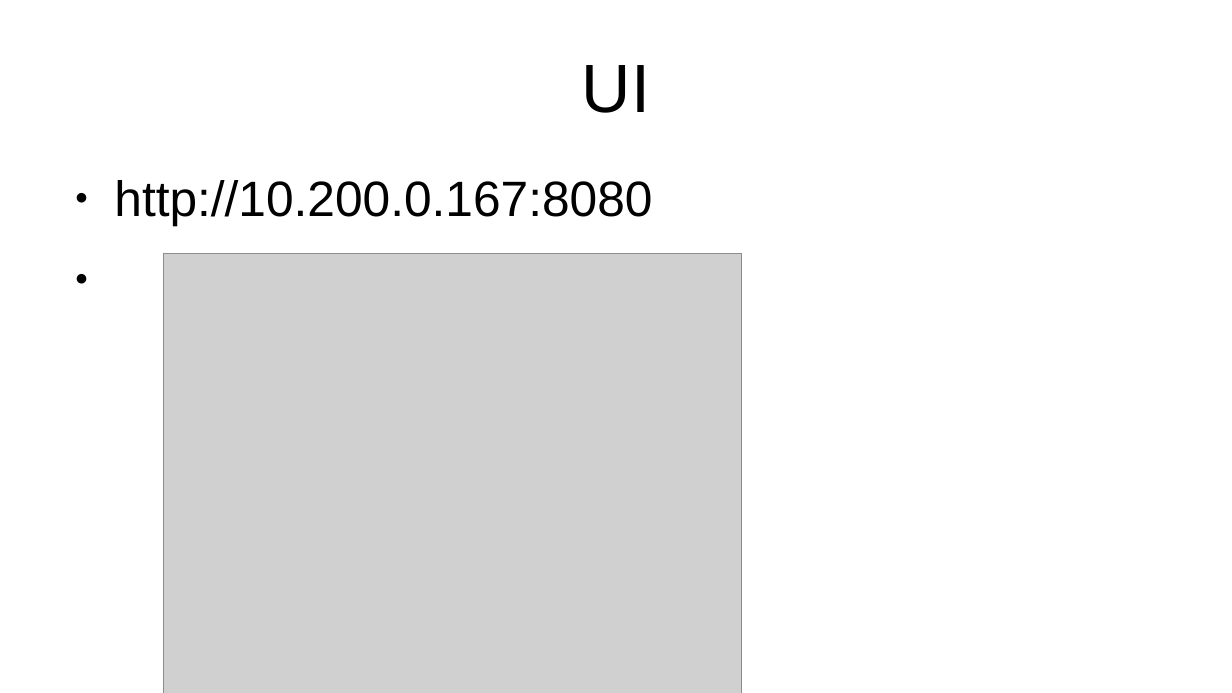
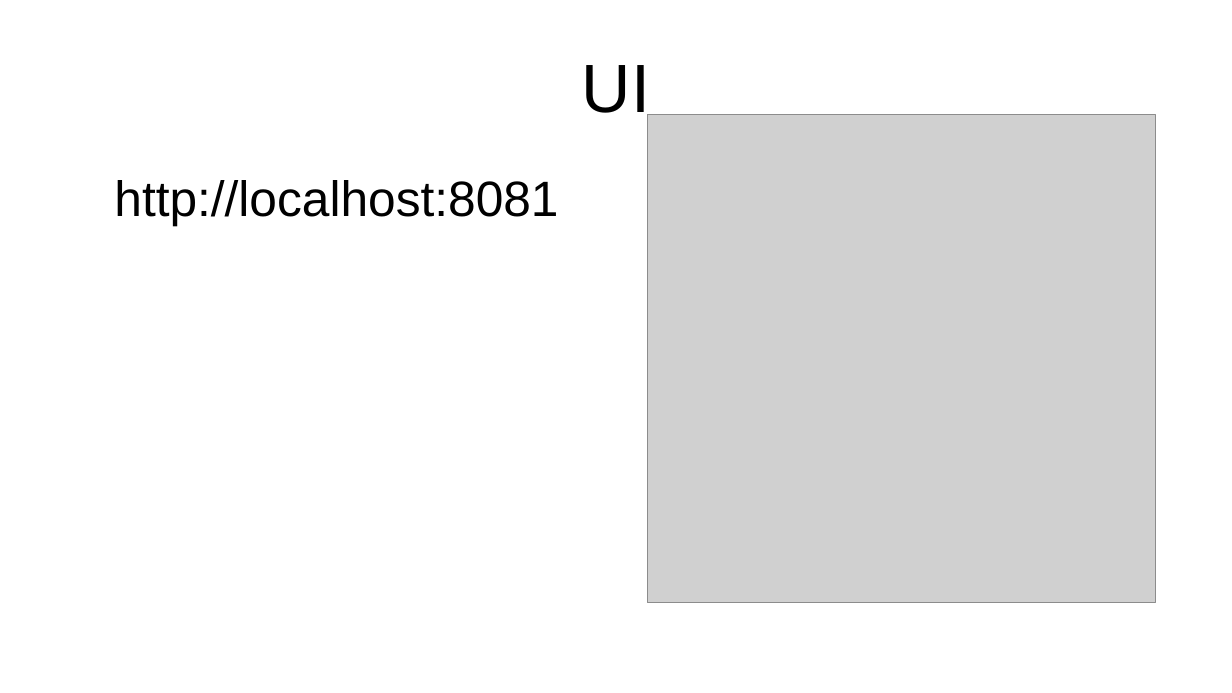
Before and after one commit to tonyctp/ai-learning, a slide deck: slide 5 of docs/Summary.odp. Drawn at 1232x693 pixels with LibreOffice and Linux fonts; fonts in the diff are those of the drawing; grey boxes stand for pictures. Boxes give left, top, right and bottom in pixels: in the first picture for what was removed or moved away, otherwise in the second. Text is boxed around its words. In the diff, an @@ line names an element or a change of style, - is before the commit and + after.

```diff
--- a/docs/Summary.odp
+++ b/docs/Summary.odp
@@ picture: place and size @@
-picture at (163,254,741,693)
+picture at (647,115,1156,604)
@@ text at (114,180,558,225): text changed @@
-● http://10.200.0.167:8080
+http://localhost:8081
```
Also in this commit, not shown: 1 other slide changed, 11 other files.
